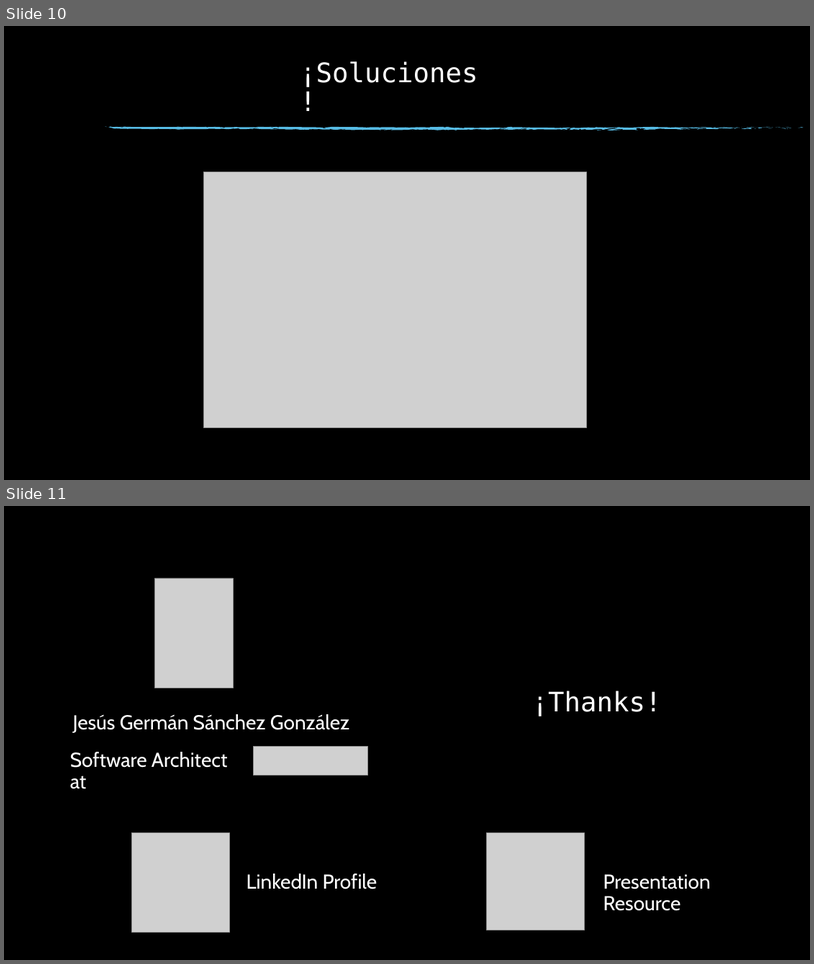
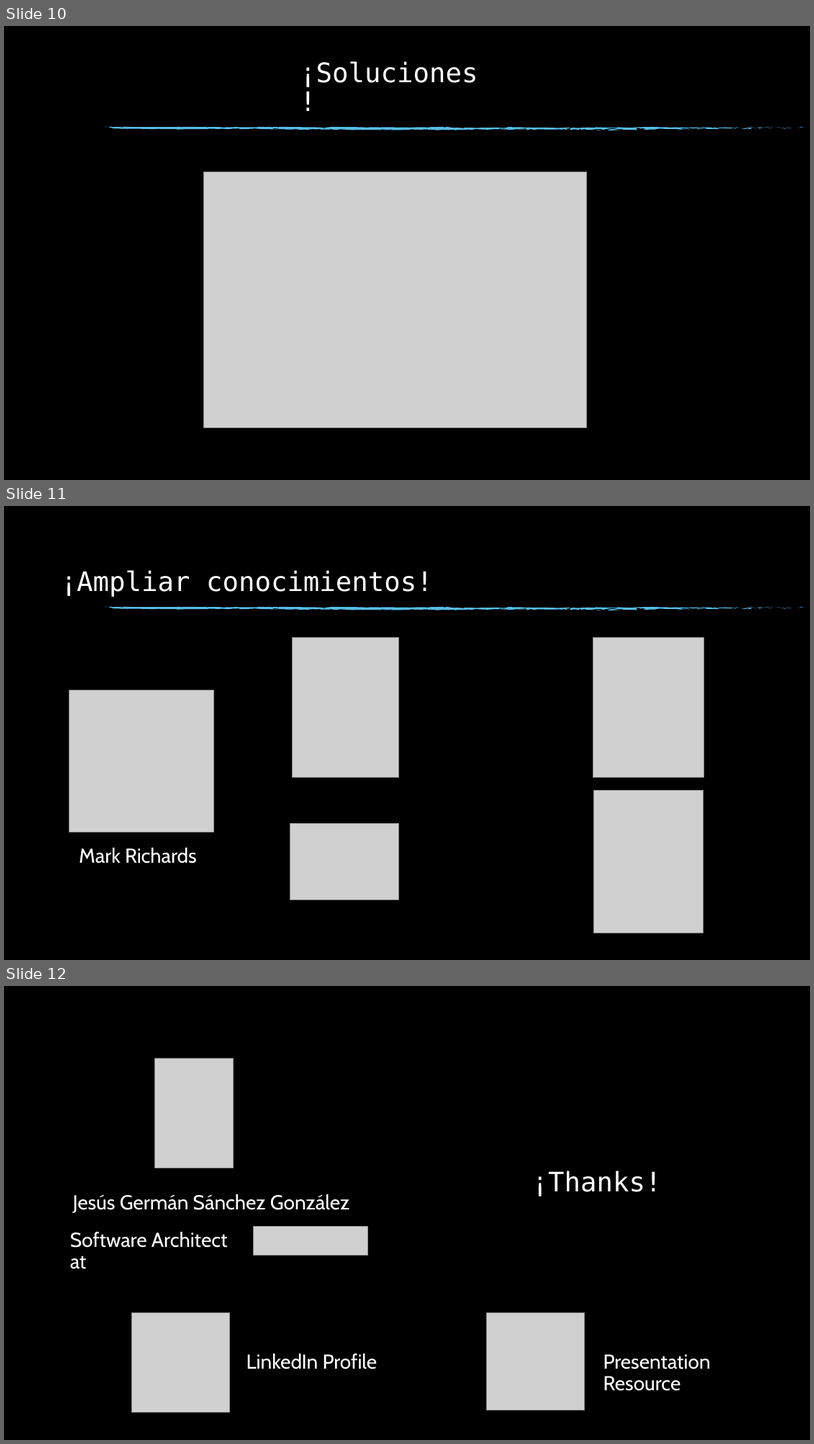
Before and after one commit to elkoyote07/kata-arch, a slide deck: docs/presentations/Kata Session.pptx. Shown one above the other, each under a label of ours: slides 10 and 11 before the commit, slides 10, 11 and 12 after it. The pictures are 814x964 and 814x1444 pixels, drawn with LibreOffice and Linux fonts; fonts in the diff are those of the drawing; grey boxes stand for pictures; background and template pictures are left out. Boxes give left, top, right and bottom in pixels: in the first picture for what was removed or moved away, otherwise in the second. Text is boxed around its words. In the diff, an @@ line names an element or a change of style, - is before the commit and + after.

```diff
--- a/docs/presentations/Kata Session.pptx
+++ b/docs/presentations/Kata Session.pptx
@@ slide 11 added at (4,506,810,960), background picture (left out); not listed: 74 template elements that a slide beside it also shows @@
@@ title added at (61,570,433,597), 32 pt, text #FFFFFF @@
+¡Ampliar conocimientos!
@@ picture added at (293,638,399,777) @@
@@ picture added at (593,638,705,777) @@
@@ picture added at (69,690,214,831) @@
@@ picture added at (594,790,703,932) @@
@@ picture added at (290,824,399,900) @@
@@ text added at (79,847,197,863), 24 pt, text #FFFFFF @@
+Mark Richards
@@ what was slide 11 is now slide 12 @@
```
Also in this commit, not shown: 7 slides changed.
